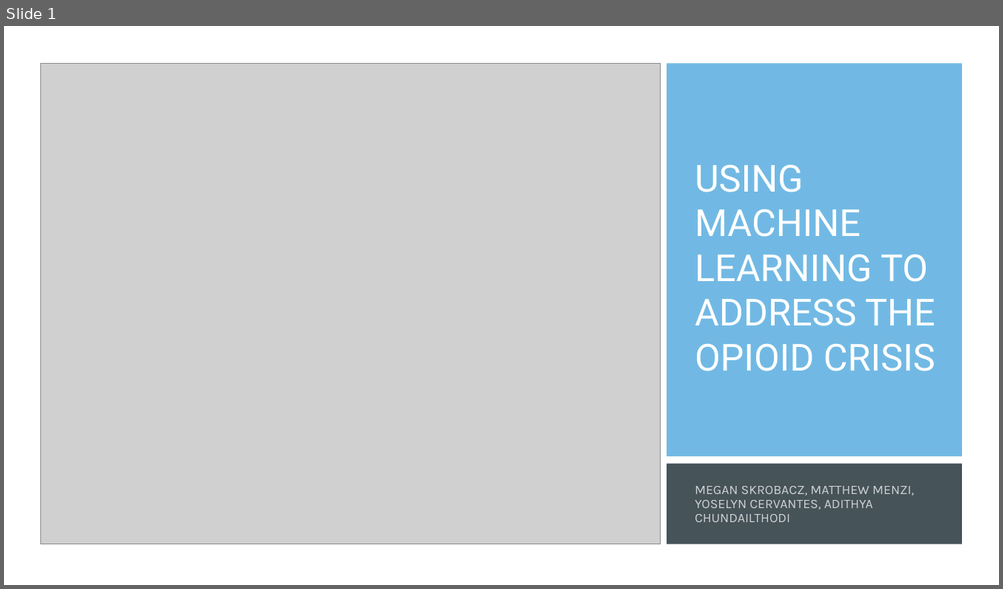
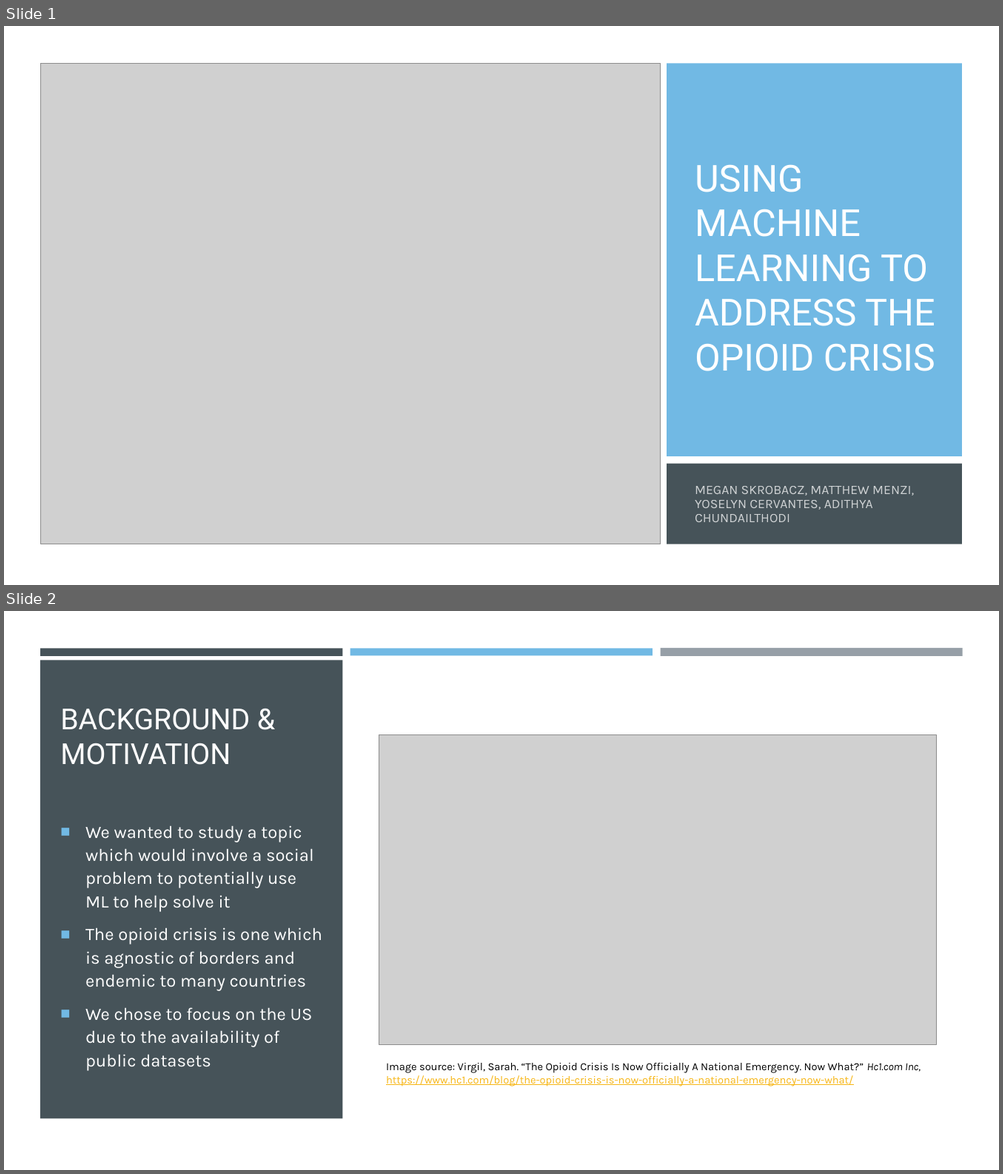
Before and after one commit to MLOpioidProjectCode/project_code, a slide deck: presentation/opioid_powerpoint.pptx. Shown one above the other, each under a label of ours: slide 1 before the commit, slides 1 and 2 after it. The pictures are 1003x589 and 1003x1174 pixels, drawn with LibreOffice and Linux fonts; fonts in the diff are those of the drawing; grey boxes stand for pictures. Boxes give left, top, right and bottom in pixels: in the first picture for what was removed or moved away, otherwise in the second. Text is boxed around its words. In the diff, an @@ line names an element or a change of style, - is before the commit and + after.

Commit message:
got background slides and references

```diff
--- a/presentation/opioid_powerpoint.pptx
+++ b/presentation/opioid_powerpoint.pptx
@@ slide 2 added at <box>4,611,999,1170</box>, background #000000 @@
@@ rectangle added at <box>4,611,999,1170</box>, fill #FFFFFF @@
@@ rectangle added at <box>40,648,343,655</box>, fill #465359 @@
@@ rectangle added at <box>350,648,652,655</box>, fill #71B9E4 @@
@@ rectangle added at <box>660,648,962,657</box>, fill #969FA7 @@
@@ rectangle added at <box>40,661,342,1119</box>, fill #465359 @@
@@ title added at <box>60,708,250,765</box>, 28 pt, text #FFFFFF @@
+BACKGROUND & MOTIVATION
@@ picture added at <box>378,735,936,1045</box> @@
@@ text added at <box>85,826,322,1071</box>, 17 pt, text #FFFFFF @@
+■ We wanted to study a topic which would involve a social problem to potentially use ML to help solve it
+■ The opioid crisis is one which is agnostic of borders and endemic to many countries
+■ We chose to focus on the US due to the availability of public datasets
@@ text added at <box>386,1063,920,1087</box>, 10.5 pt, text #000000 @@
+Image source: Virgil, Sarah. “The Opioid Crisis Is Now Officially A National Emergency. Now What?” Hc1.com Inc, https://www.hc1.com/blog/the-opioid-crisis-is-now-officially-a-national-emergency-now-what/
```
Also in this commit, not shown: 1 slide changed, 2 other slides added, 2 slides removed.
